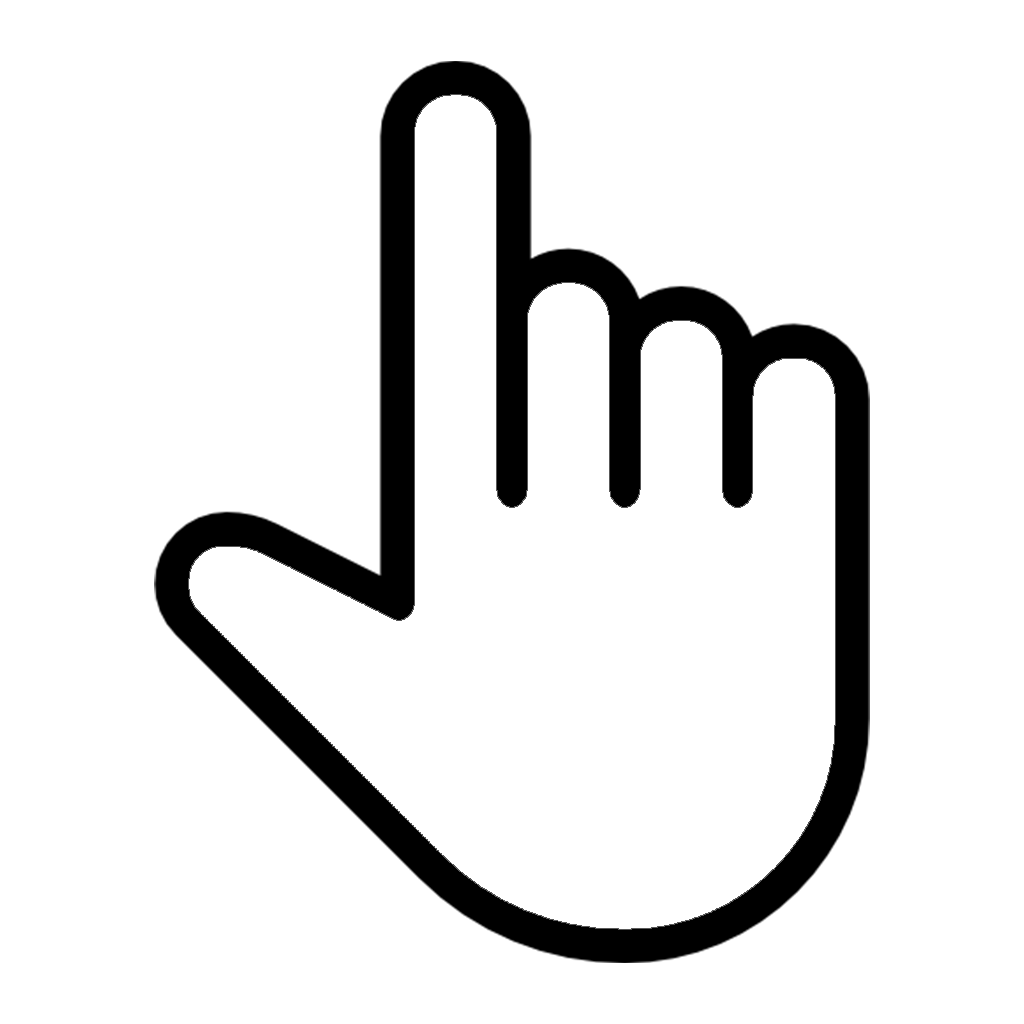
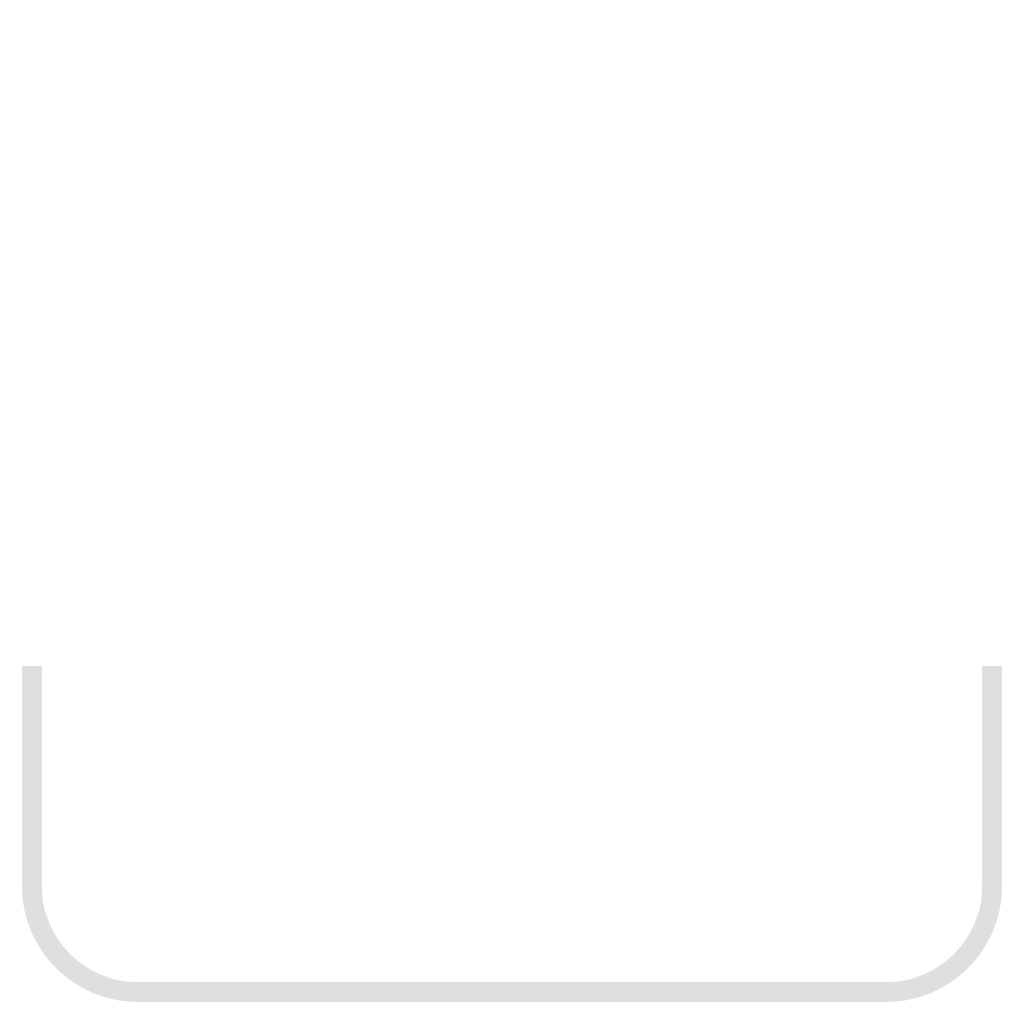
Comparing the layer stacks of the two 1024 x 1024 images. Changes:
added layer "Livello 4" above "Poligono 1" over [22, 666, 1002, 1002]
hid "select" over [154, 61, 870, 963]
